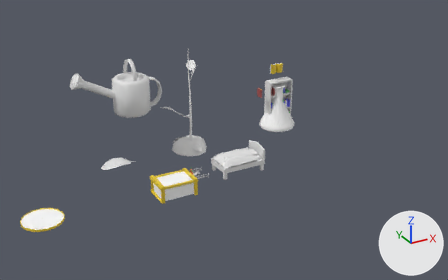
What one commit did to the FBX model Assets/World/Subworlds/Character Items.fbx.
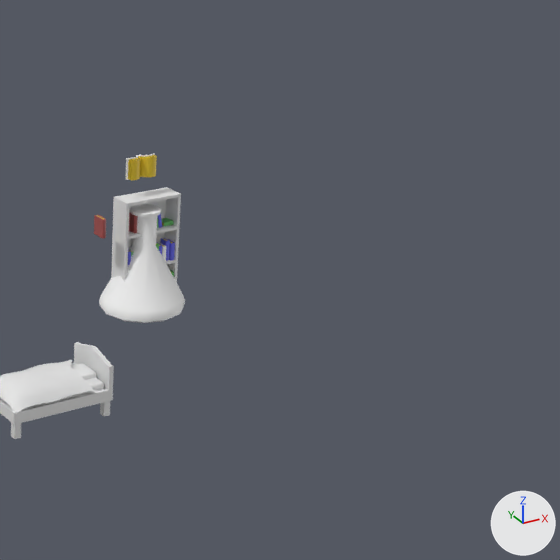
Each version is shown whole from a 50 mm camera at (-14.23, -29.9, 15.07) aimed at (1.08, -2.06, 1.15), then close up on the part from 49% to 100% of the width and 0% to 82% of the height. Lighting does not change. The marker at lower right points along +X, +Y and +Z. The older version's two pictures come first. Where no turn or scale is listed for an object, it has been applied to the vertices.

In view in the first close-up: 'Flask', 'bed', 'blanket', 'book', 'bookself' and 6 more.
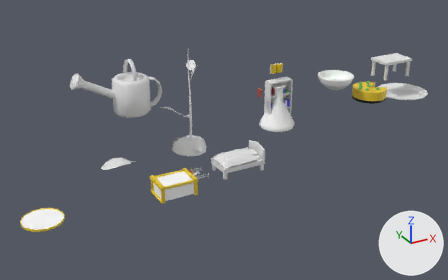
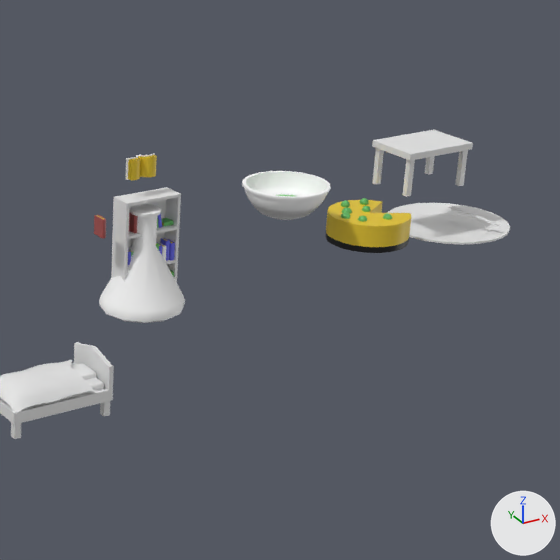
Where the change shows, as pixel boxes (x1, y1, x2, y2) in the close-ups (560 x 560 px):
'cheesecake', added
    after: (325, 198, 411, 253)
    faces in mat_flower_2 (yellow #e7c72e): (326, 200, 411, 247)
    faces in mat_material_001 (black #000000): (325, 233, 409, 253)
    faces in mat_leave (green #62b863): (341, 198, 392, 222)
'plate', added
    after: (387, 203, 510, 245)
'mixing bowl', added
    after: (242, 171, 331, 220)
    faces in mat_flower_1 (white #ffffff): (242, 171, 331, 220)
'table', added
    after: (372, 130, 473, 197)
'cheesecake_eaten', added
    after: (327, 212, 357, 245)
    faces in mat_flower_2 (yellow #e7c72e): (328, 214, 357, 239)
'fork', added
    after: (449, 206, 500, 226)

The change, as a list of edits to the scene's bpy script:
```text
Add me_cylinder_011:
    me_cylinder_011.from_pydata(...)  # 144 vertices, 122 faces; spans x -1.54..1.54, y -1.54..1.54, z -0.12..0.04
Add me_cylinder_009:
    me_cylinder_009.from_pydata(...)  # 222 vertices, 228 faces; spans x -1.0..0.87, y -1.0..1.0, z -1.0..-0.17
    # faces by material slot: [42, 144, 42]
    me_cylinder_009.materials.append(mat_flower_2)  # yellow #e7c72e
    me_cylinder_009.materials.append(mat_leave)  # green #62b863
    me_cylinder_009.materials.append(mat_material_001)  # black #000000
Add me_circle_003:
    me_circle_003.from_pydata(...)  # 336 vertices, 316 faces; spans x -1.03..1.03, y -1.03..1.03, z -0.76..0.0
    # faces by material slot: [314, 2]
    me_circle_003.materials.append(mat_flower_1)  # white #ffffff
    me_circle_003.materials.append(mat_leave_001)  # green #62b863
Add me_cube_041_1:
    me_cube_041_1.from_pydata(...)  # 70 vertices, 68 faces; spans x -0.12..0.12, y -0.34..1.3, z -0.04..0.01
Add me_cube_016:
    me_cube_016.from_pydata(...)  # 82 vertices, 80 faces; spans x -1.0..1.0, y -0.68..0.68, z -1.03..0.06
Add me_cylinder_010:
    me_cylinder_010.from_pydata(...)  # 287 vertices, 242 faces; spans x -1.001..0.018, y -0.603..0.514, z -1.021..-0.193
    # faces by material slot: [90, 40, 112]
    me_cylinder_010.materials.append(mat_flower_2)  # yellow #e7c72e
    me_cylinder_010.materials.append(mat_leave)  # green #62b863
    me_cylinder_010.materials.append(mat_material_001)  # black #000000
Add ob_plate:
    ob_plate = bpy.data.objects.new('plate', me_cylinder_011)
    ob_plate.location = (12.94, -3.26, 2.38)
Add ob_cheesecake:
    ob_cheesecake = bpy.data.objects.new('cheesecake', me_cylinder_009)
    ob_cheesecake.location = (10.32, -3.26, 3.42)
Add ob_mixing_bowl:
    ob_mixing_bowl = bpy.data.objects.new('mixing bowl', me_circle_003)
    ob_mixing_bowl.location = (7.86, -3.04, 4.14)
Add ob_fork:
    ob_fork = bpy.data.objects.new('fork', me_cube_041_1)
    ob_fork.location = (13.38, -4.24, 2.66)
Add ob_table:
    ob_table = bpy.data.objects.new('table', me_cube_016)
    ob_table.location = (12.03, -3.04, 4.53)
Add ob_cheesecake_eaten:
    ob_cheesecake_eaten = bpy.data.objects.new('cheesecake_eaten', me_cylinder_010)
    ob_cheesecake_eaten.location = (10.32, -3.26, 3.42)
```
